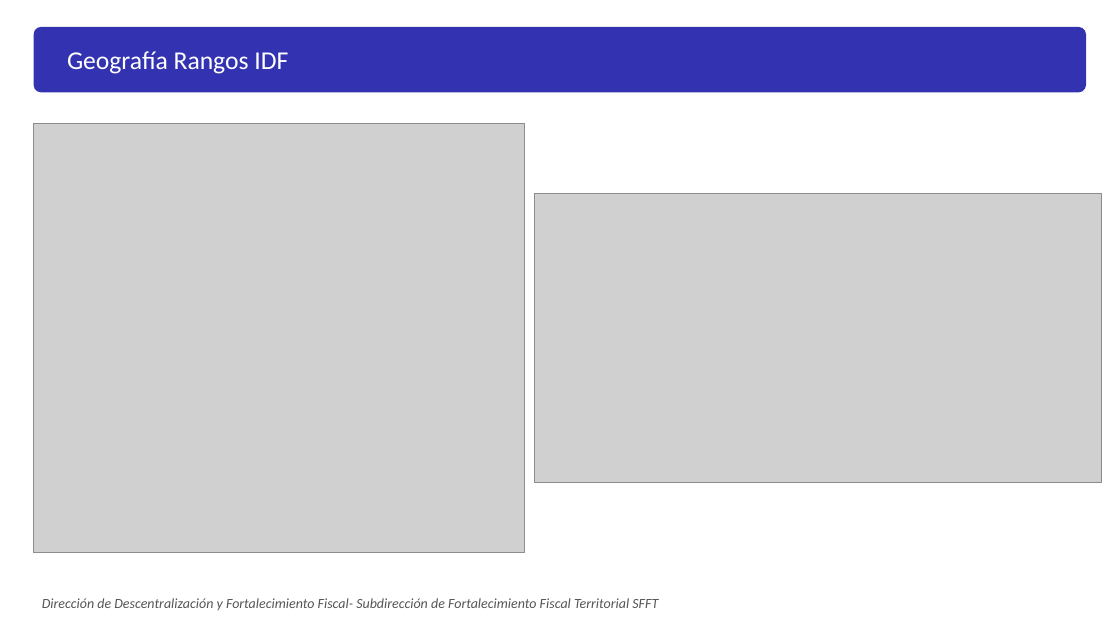
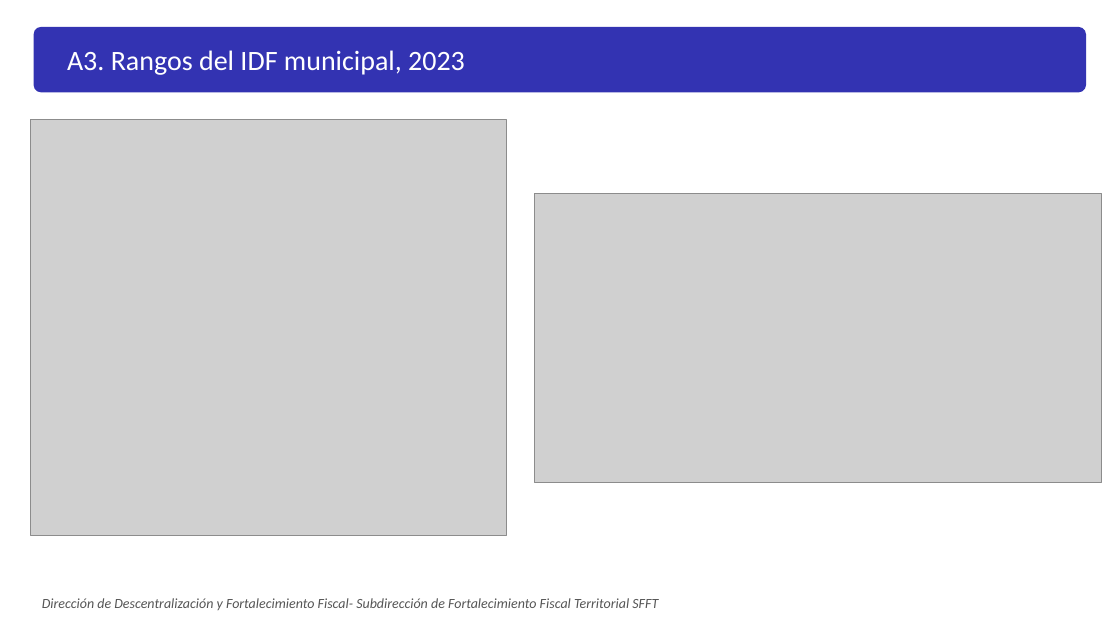
Before and after one commit to Laurarivera34/TESIS_MECA, a slide deck: slide 26 of docs/slides/asesores/Presentación_LauraRivera.pptx (slide 16 before the commit). Drawn at 1120x630 pixels with LibreOffice and Linux fonts; fonts in the diff are those of the drawing; grey boxes stand for pictures. Boxes give left, top, right and bottom in pixels: in the first picture for what was removed or moved away, otherwise in the second. Text is boxed around its words. In the diff, an @@ line names an element or a change of style, - is before the commit and + after.

```diff
--- a/docs/slides/asesores/Presentación_LauraRivera.pptx
+++ b/docs/slides/asesores/Presentación_LauraRivera.pptx
@@ text at bbox=[67, 50, 465, 75]: text changed; size 22 to 24 pt @@
-Geografía Rangos IDF
+A3. Rangos del IDF municipal, 2023
@@ picture: place and size @@
-picture at bbox=[34, 124, 524, 553]
+picture at bbox=[31, 120, 507, 536]
```
Also in this commit, not shown: 11 other slides changed, 17 slides added, 17 slides removed, 7 other files.
